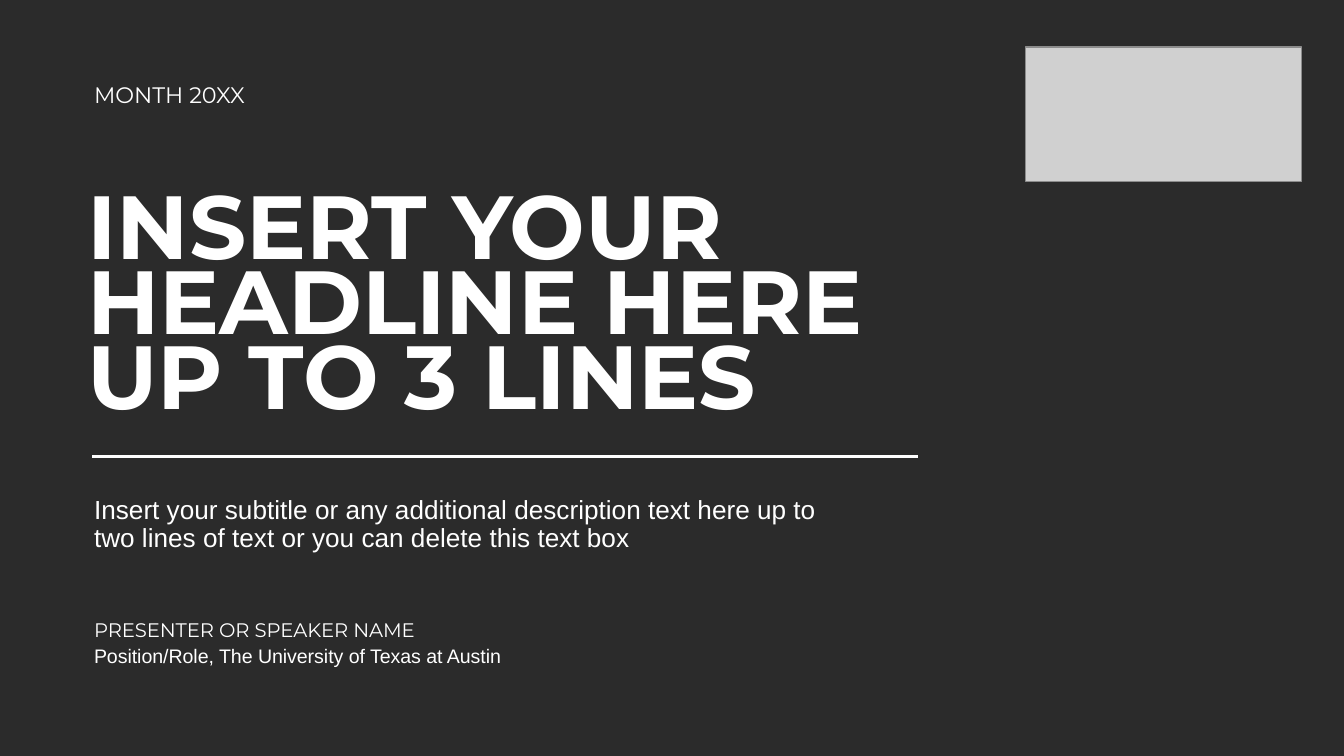
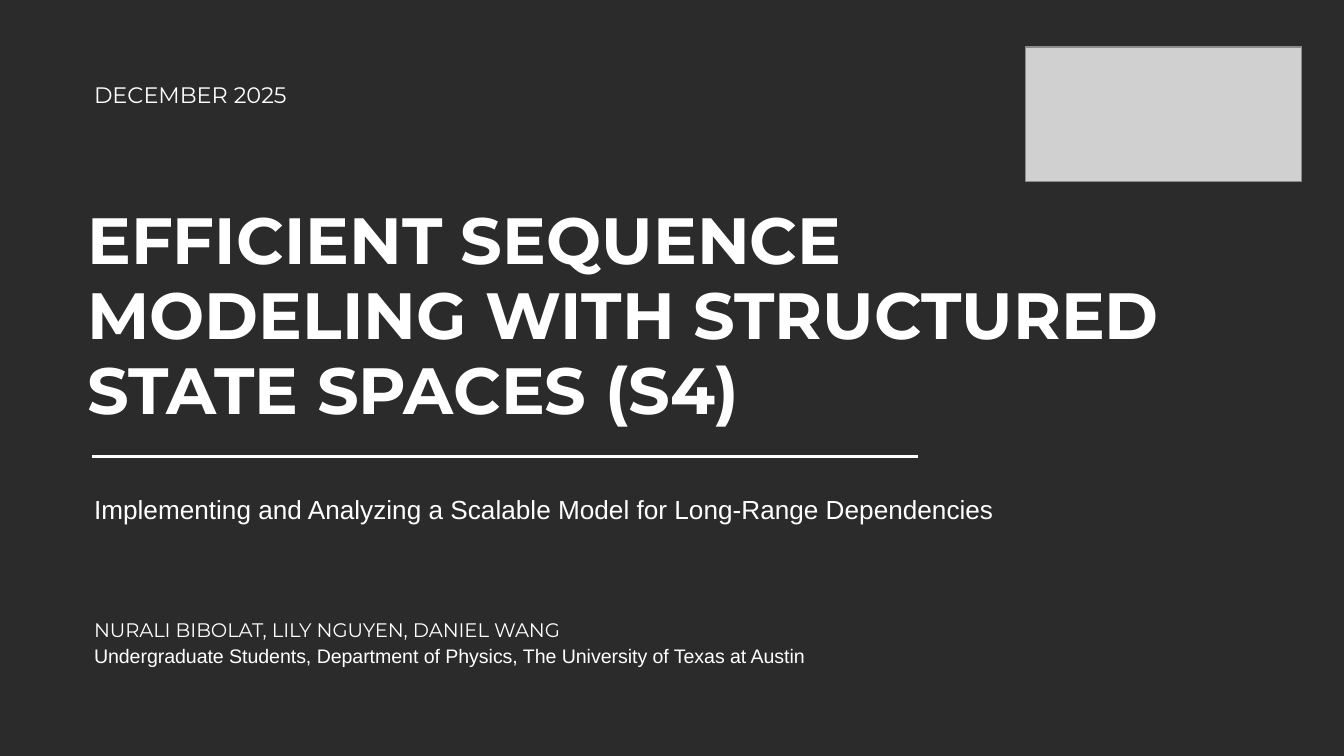
Before and after one commit to dan1oo/Cphy_SSM, a slide deck: slide 1 of SSM_Fa25.pptx. Drawn at 1344x756 pixels with LibreOffice and Linux fonts; fonts in the diff are those of the drawing; grey boxes stand for pictures; background and template pictures are left out; a plain dark background stands for a picture behind light text. Boxes give left, top, right and bottom in pixels: in the first picture for what was removed or moved away, otherwise in the second. Text is boxed around its words. In the diff, an @@ line names an element or a change of style, - is before the commit and + after.

```diff
--- a/SSM_Fa25.pptx
+++ b/SSM_Fa25.pptx
@@ text at <box>94,87,287,103</box>: text changed @@
-MONTH 20XX
+DECEMBER 2025
@@ text at <box>87,217,1158,427</box>: text changed; size 48 to 35 pt @@
-INSERT YOUR
-HEADLINE HERE
-UP TO 3 LINES
+EFFICIENT SEQUENCE MODELING WITH STRUCTURED STATE SPACES (S4)
@@ text at <box>94,500,993,525</box>: text changed @@
-Insert your subtitle or any additional description text here up to
-two lines of text or you can delete this text box
+Implementing and Analyzing a Scalable Model for Long-Range Dependencies
@@ text at <box>94,623,805,667</box>: text changed @@
-PRESENTER OR SPEAKER NAME
-Position/Role, The University of Texas at Austin
+NURALI BIBOLAT, LILY NGUYEN, DANIEL WANG
+Undergraduate Students, Department of Physics, The University of Texas at Austin
```
Also in this commit, not shown: 3 slides removed, 2 other files.
